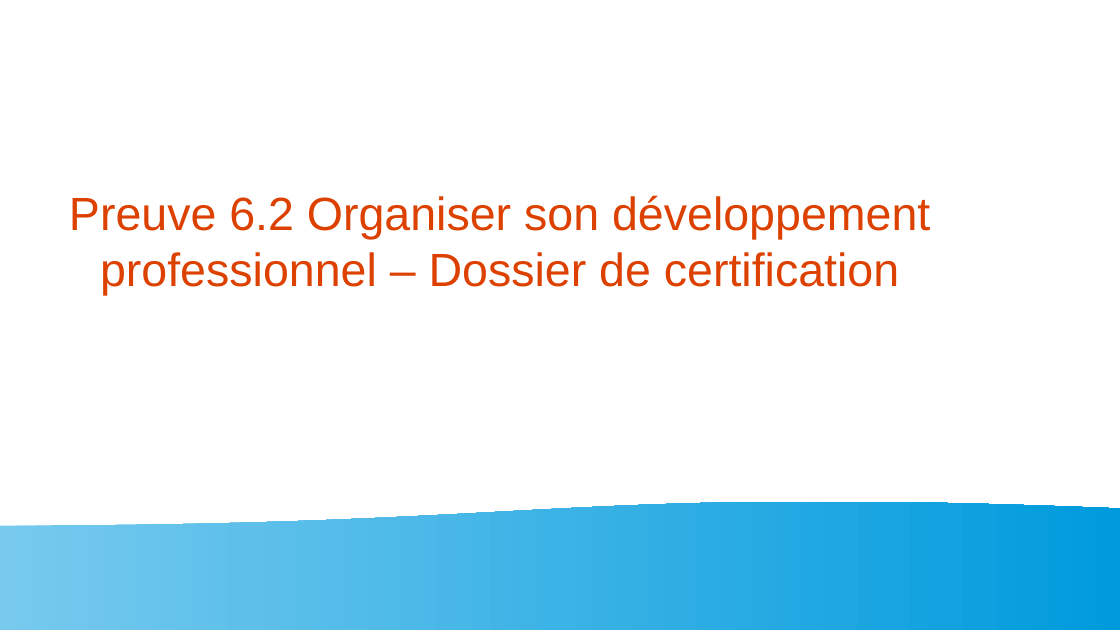
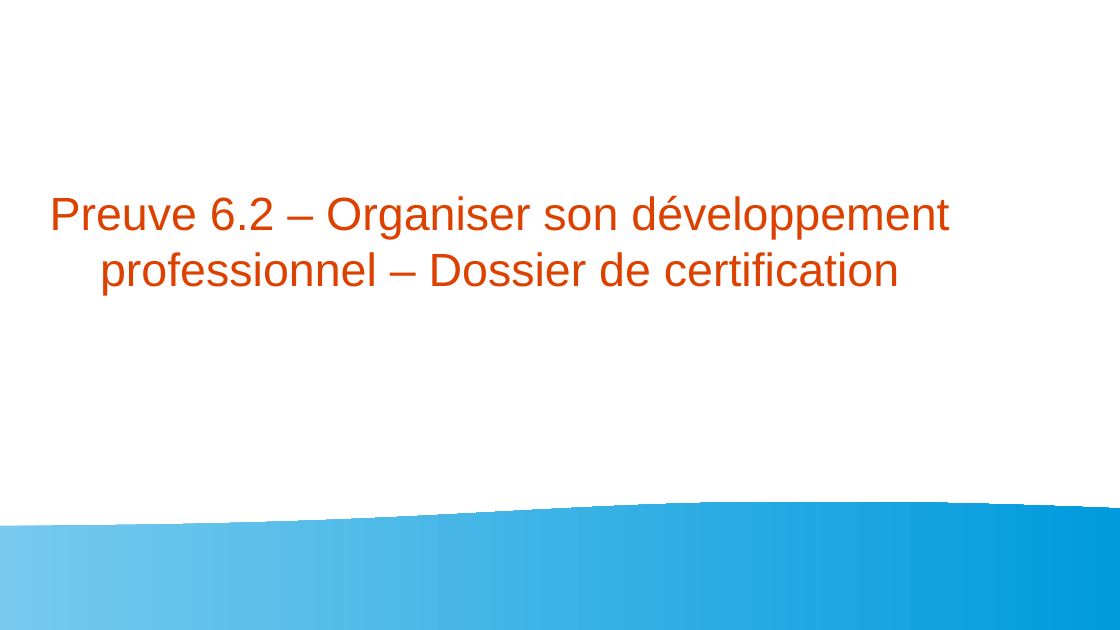
Before and after one commit to killex8569/Mon-Portfolio, a slide deck: slide 1 of data/Preuve 6.2 Organiser son développement professionnel Dossier de certification.odp. Drawn at 1120x630 pixels with LibreOffice and Linux fonts; fonts in the diff are those of the drawing. Boxes give left, top, right and bottom in pixels: in the first picture for what was removed or moved away, otherwise in the second. Text is boxed around its words. In the diff, an @@ line names an element or a change of style, - is before the commit and + after.

```diff
--- a/data/Preuve 6.2 Organiser son développement professionnel Dossier de certification.odp
+++ b/data/Preuve 6.2 Organiser son développement professionnel Dossier de certification.odp
@@ title at <box>50,195,949,295</box>: text changed @@
-Preuve 6.2 Organiser son développement professionnel – Dossier de certification
+Preuve 6.2 – Organiser son développement professionnel – Dossier de certification
```
Also in this commit, not shown: 1 other slide changed, 1 other file.
